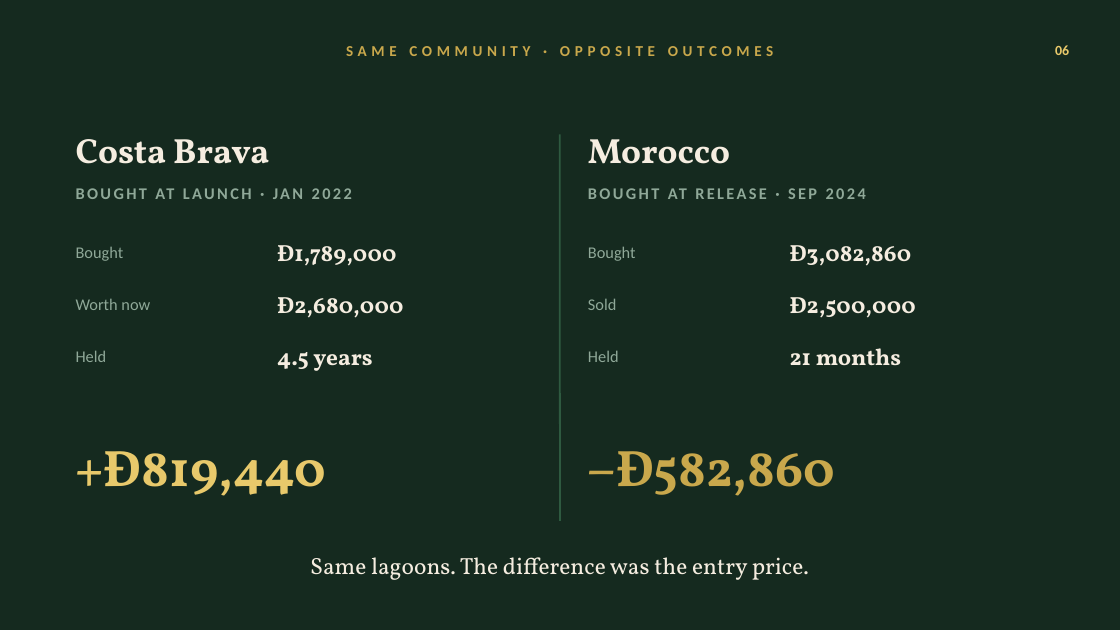
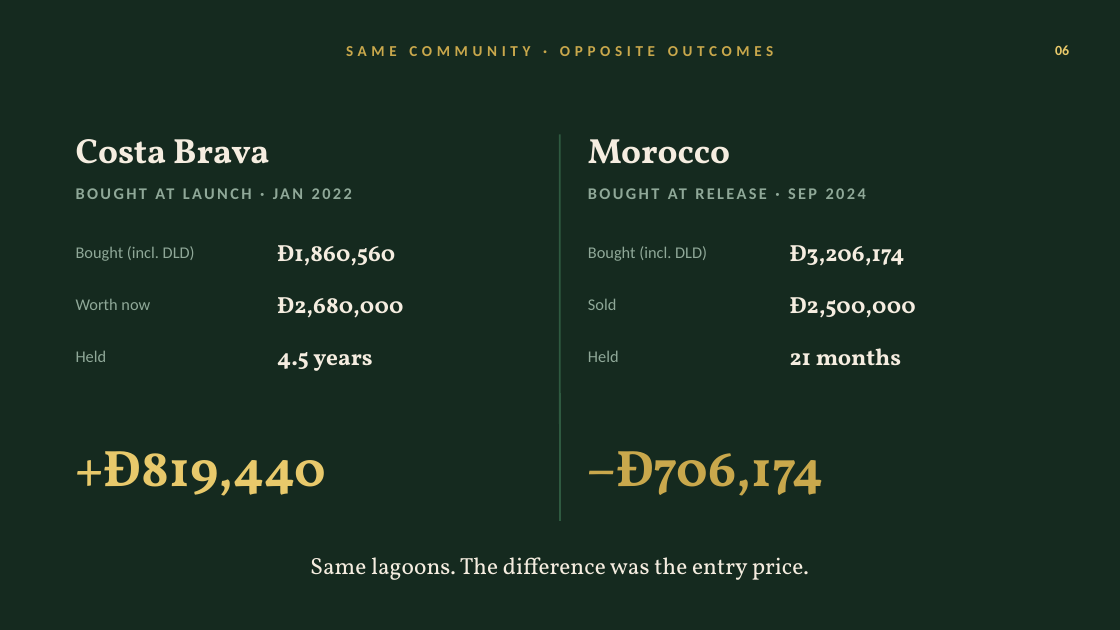
Before and after one commit to calum7macleod/dashboards, a slide deck: slide 6 of content-assets/lagoons-ep2/lagoons-ep2-gone-wrong.pptx. Drawn at 1120x630 pixels with LibreOffice and Linux fonts; fonts in the diff are those of the drawing. Boxes give left, top, right and bottom in pixels: in the first picture for what was removed or moved away, otherwise in the second. Text is boxed around its words. In the diff, an @@ line names an element or a change of style, - is before the commit and + after.

```diff
--- a/content-assets/lagoons-ep2/lagoons-ep2-gone-wrong.pptx
+++ b/content-assets/lagoons-ep2/lagoons-ep2-gone-wrong.pptx
@@ text at box(76, 246, 195, 261): text changed @@
-Bought
+Bought (incl. DLD)
@@ text at box(277, 245, 395, 266): text changed @@
-Đ1,789,000
+Đ1,860,560
@@ text at box(588, 246, 707, 261): text changed @@
-Bought
+Bought (incl. DLD)
@@ text at box(790, 245, 905, 266): text changed @@
-Đ3,082,860
+Đ3,206,174
@@ text at box(588, 451, 824, 496): text changed @@
-−Đ582,860
+−Đ706,174
```
Also in this commit, not shown: 2 other slides changed.
